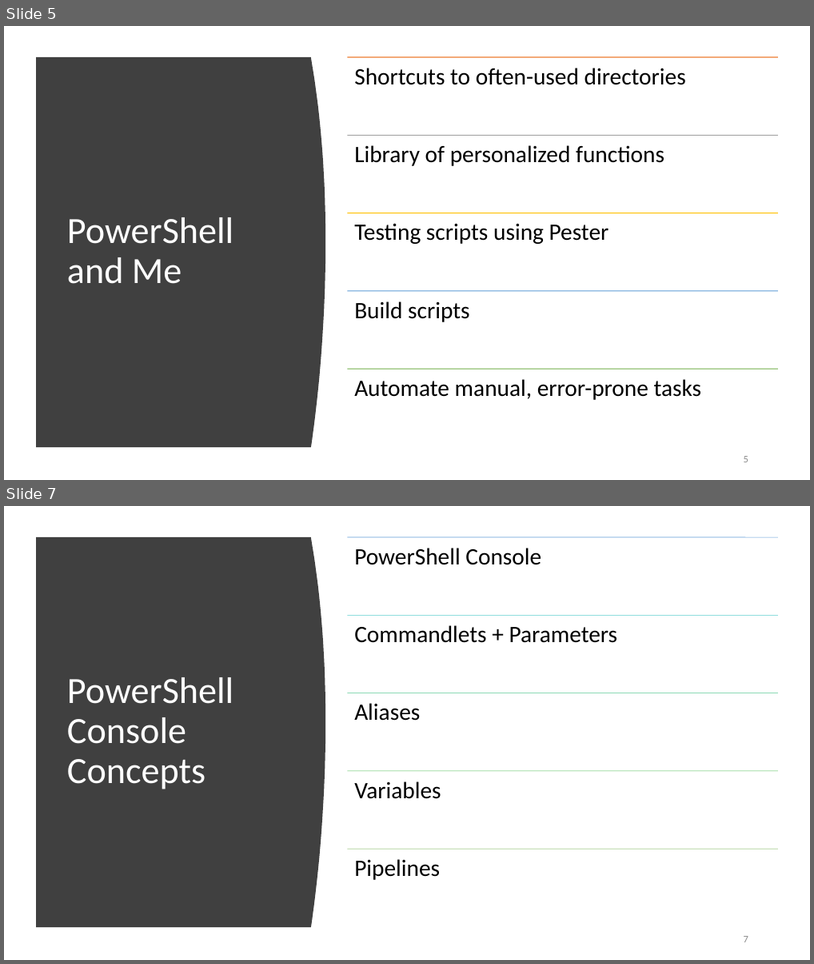
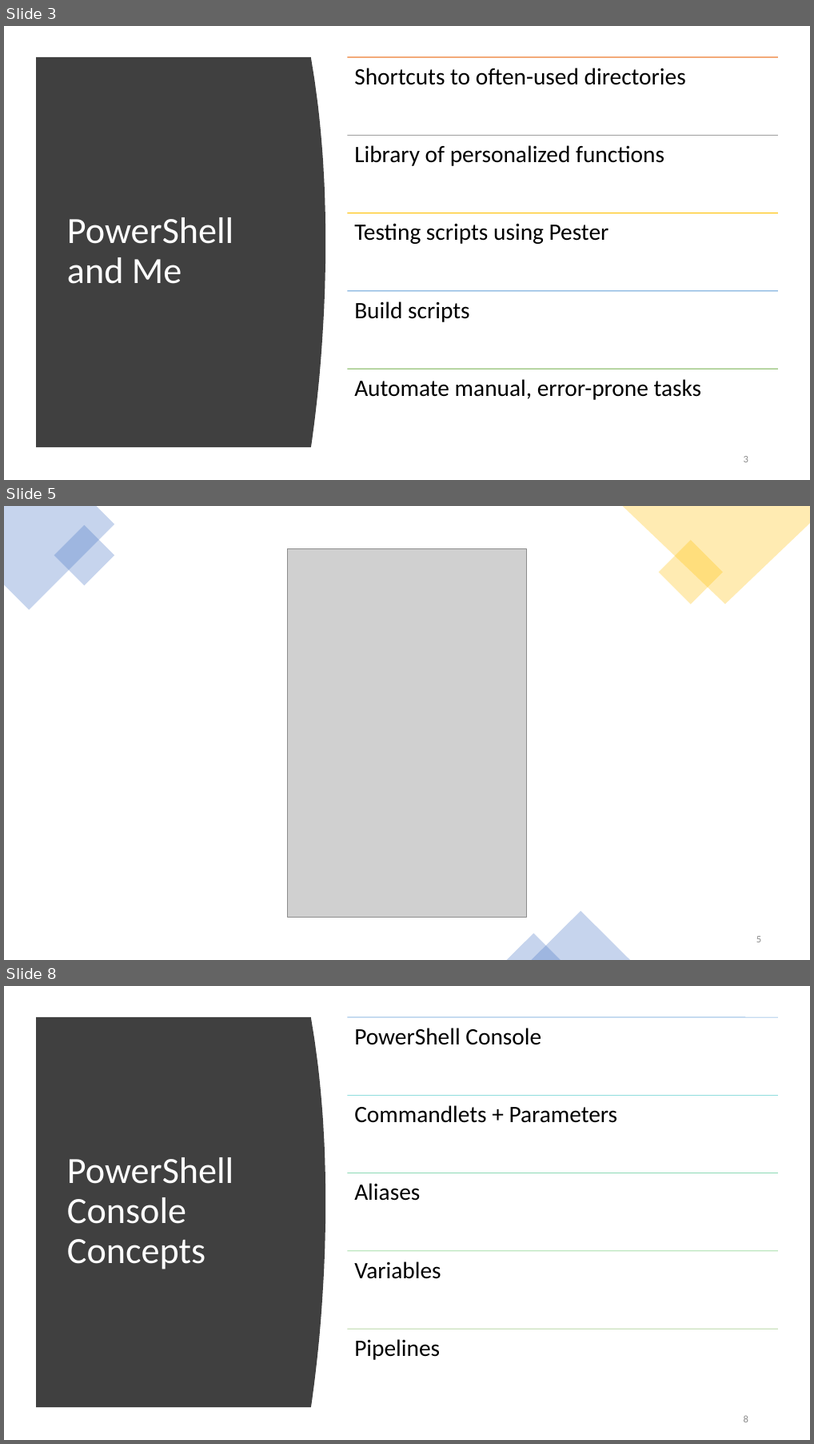
Before and after one commit to KurtKroeker/powershell, a slide deck: presentations/PowerShell_Presentation.pptx. Shown one above the other, each under a label of ours: slides 5 and 7 before the commit, slides 3, 5 and 8 after it; the slides between them are not shown. The pictures are 814x964 and 814x1444 pixels, drawn with LibreOffice and Linux fonts; fonts in the diff are those of the drawing; grey boxes stand for pictures. Boxes give left, top, right and bottom in pixels: in the first picture for what was removed or moved away, otherwise in the second. Text is boxed around its words. In the diff, an @@ line names an element or a change of style, - is before the commit and + after.

```diff
--- a/presentations/PowerShell_Presentation.pptx
+++ b/presentations/PowerShell_Presentation.pptx
@@ slide 5 added at [4,506,810,960], background #FFFFFF @@
@@ freeform shape added at [4,506,114,610], fill #4472C4 at 30% opacity @@
@@ rectangle added at [54,525,115,586], fill #4472C4 at 30% opacity @@
@@ freeform shape added at [623,506,810,604], fill #FFC000 at 30% opacity @@
@@ picture added at [288,548,526,916] @@
@@ rectangle added at [659,540,723,604], fill #FFC000 at 30% opacity @@
@@ triangle added at [531,911,630,960], fill #4472C4 at 30% opacity @@
@@ triangle added at [507,933,561,960], fill #4472C4 at 30% opacity @@
@@ page number added at [757,936,762,942], 12 pt, text #8C8C8C @@
+5
@@ what was slide 5 is now slide 3 @@
@@ what was slide 7 is now slide 8 @@
@@ page number at [744,1415,749,1422]: text changed @@
-7
+8
```
Also in this commit, not shown: 5 slides changed, 1 other slide added, 1 slide removed, 1 other file.
